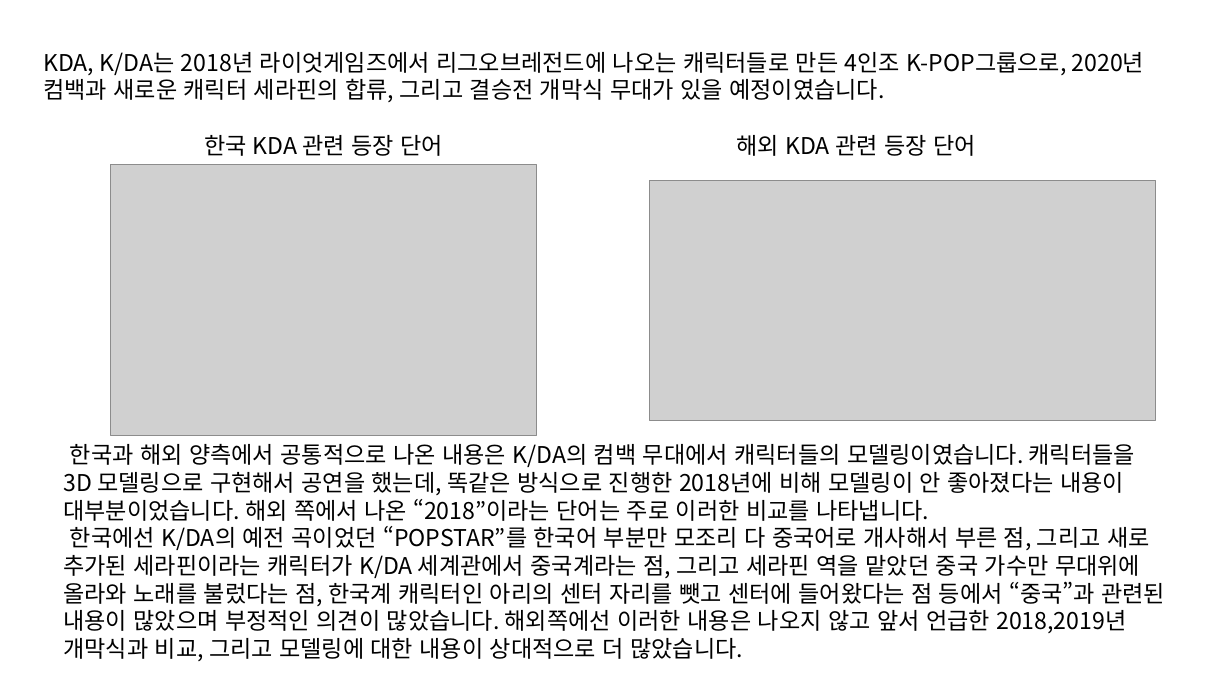
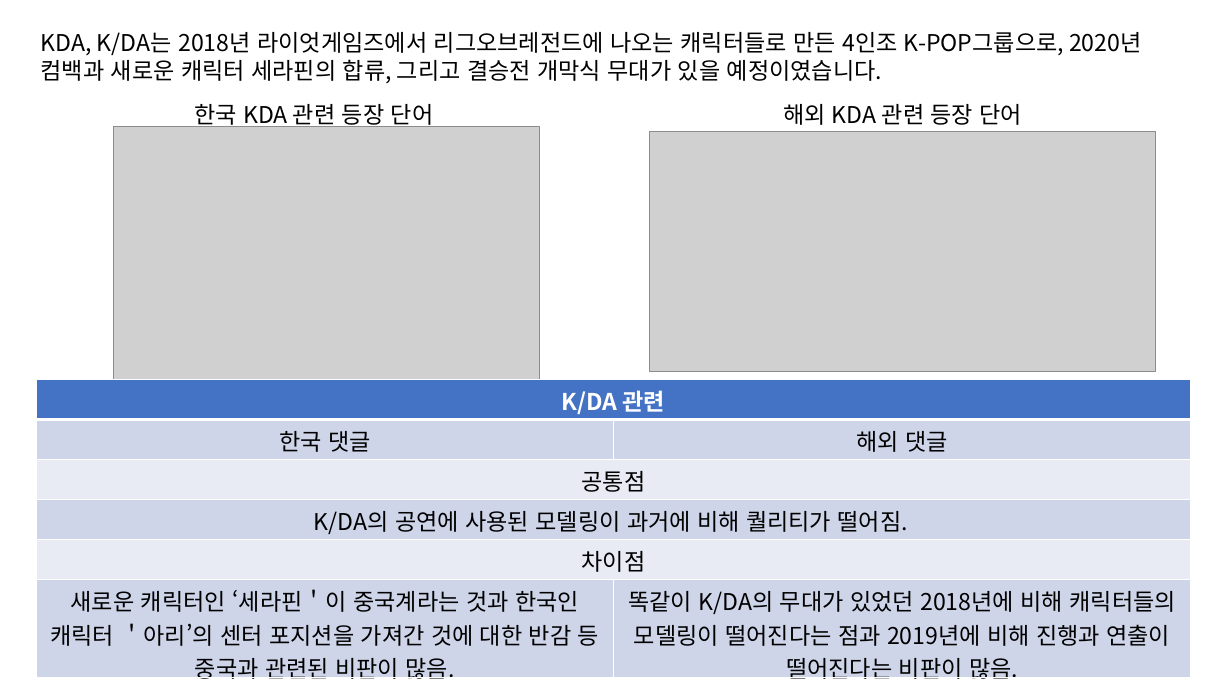
Before and after one commit to ParkSangJe/-, a slide deck: slide 3 of 임시 제작 PPT 1차 수정본.pptx (slide 4 before the commit). Drawn at 1232x693 pixels with LibreOffice and Linux fonts; fonts in the diff are those of the drawing; grey boxes stand for pictures. Boxes give left, top, right and bottom in pixels: in the first picture for what was removed or moved away, otherwise in the second. Text is boxed around its words. In the diff, an @@ line names an element or a change of style, - is before the commit and + after.

```diff
--- a/임시 제작 PPT 1차 수정본.pptx
+++ b/임시 제작 PPT 1차 수정본.pptx
@@ text "KDA, K/DA는 2018년 라이엇게임즈에서 리그오브레전드에 ...": place and size @@
-text "KDA, K/DA는 2018년 라이엇게임즈에서 리그오브레전드에 ..." at <box>43,52,1145,102</box>
+text "KDA, K/DA는 2018년 라이엇게임즈에서 리그오브레전드에 ..." at <box>41,32,1142,83</box>
@@ text "한국 KDA 관련 등장 단어": place and size @@
-text "한국 KDA 관련 등장 단어" at <box>204,135,444,156</box>
+text "한국 KDA 관련 등장 단어" at <box>194,104,434,128</box>
@@ text "해외 KDA 관련 등장 단어": place and size @@
-text "해외 KDA 관련 등장 단어" at <box>736,135,976,156</box>
+text "해외 KDA 관련 등장 단어" at <box>783,104,1023,125</box>
@@ picture: place and size @@
-picture at <box>111,165,537,436</box>
+picture at <box>114,126,540,397</box>
@@ picture: place and size @@
-picture at <box>650,180,1156,421</box>
+picture at <box>650,131,1156,372</box>
@@ table added at <box>36,380,1191,687</box>, 6 rows, 2 columns @@
+K/DA 관련 | 
+한국 댓글 | 해외 댓글
+공통점 | 
+K/DA의 공연에 사용된 모델링이 과거에 비해 퀄리티가 떨어짐. | 
+차이점 | 
+새로운 캐릭터인 ‘세라핀＇이 중국계라는 것과 한국인 캐릭터 ＇아리’의 센터 포지션을 가져간 것에 대한 반감 등 중국과 관련된 비판이 많음. | 똑같이 K/DA의 무대가 있었던 2018년에 비해 캐릭터들의 모델링이 떨어진다는 점과 2019년에 비해 진행과 연출이 떨어진다는 비판이 많음.
@@ text at <box>63,444,1165,661</box>: text changed @@
-한국과 해외 양측에서 공통적으로 나온 내용은 K/DA의 컴백 무대에서 캐릭터들의 모델링이였습니다. 캐릭터들을 3D 모델링으로 구현해서 공연을 했는데, 똑같은 방식으로 진행한 2018년에 비해 모델링이 안 좋아졌다는 내용이 대부분이었습니다. 해외 쪽에서 나온 “2018”이라는 단어는 주로 이러한 비교를 나타냅니다.
-한국에선 K/DA의 예전 곡이었던 “POPSTAR”를 한국어 부분만 모조리 다 중국어로 개사해서 부른 점, 그리고 새로 추가된 세라핀이라는 캐릭터가 K/DA 세계관에서 중국계라는 점, 그리고 세라핀 역을 맡았던 중국 가수만 무대위에 올라와 노래를 불렀다는 점, 한국계 캐릭터인 아리의 센터 자리를 뺏고 센터에 들어왔다는 점 등에서 “중국”과 관련된 내용이 많았으며 부정적인 의견이 많았습니다. 해외쪽에선 이러한 내용은 나오지 않고 앞서 언급한 2018,2019년 개막식과 비교, 그리고 모델링에 대한 내용이 상대적으로 더 많았습니다.
+.
```
Also in this commit, not shown: 7 other slides changed, 2 slides removed.
